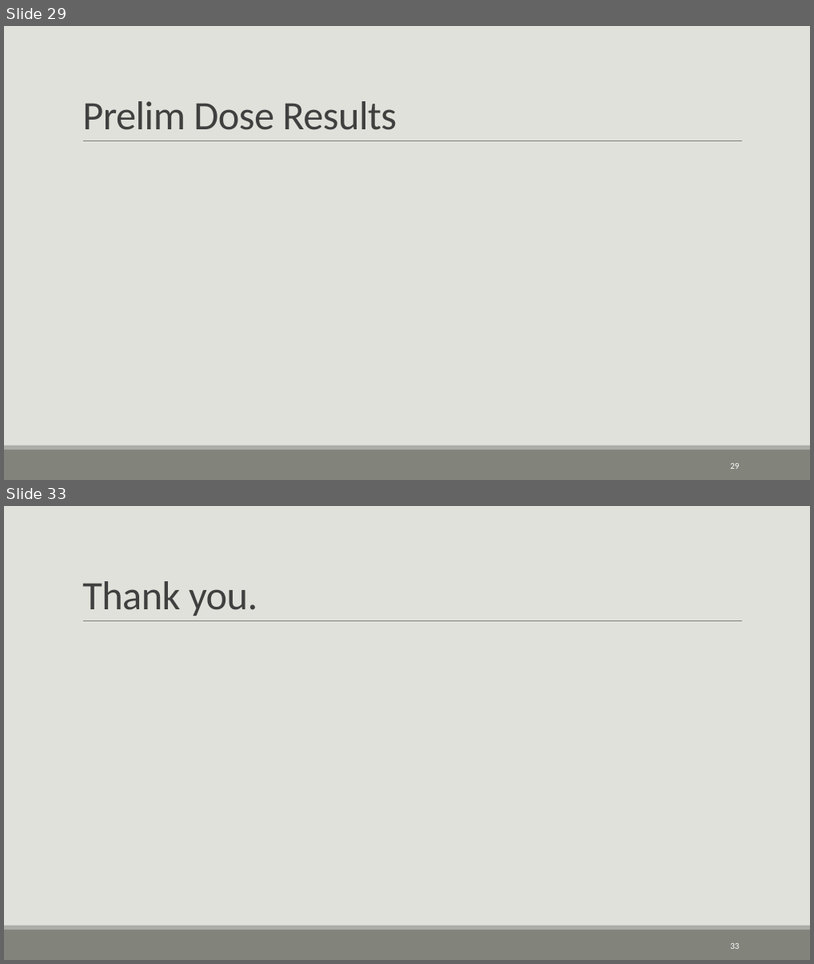
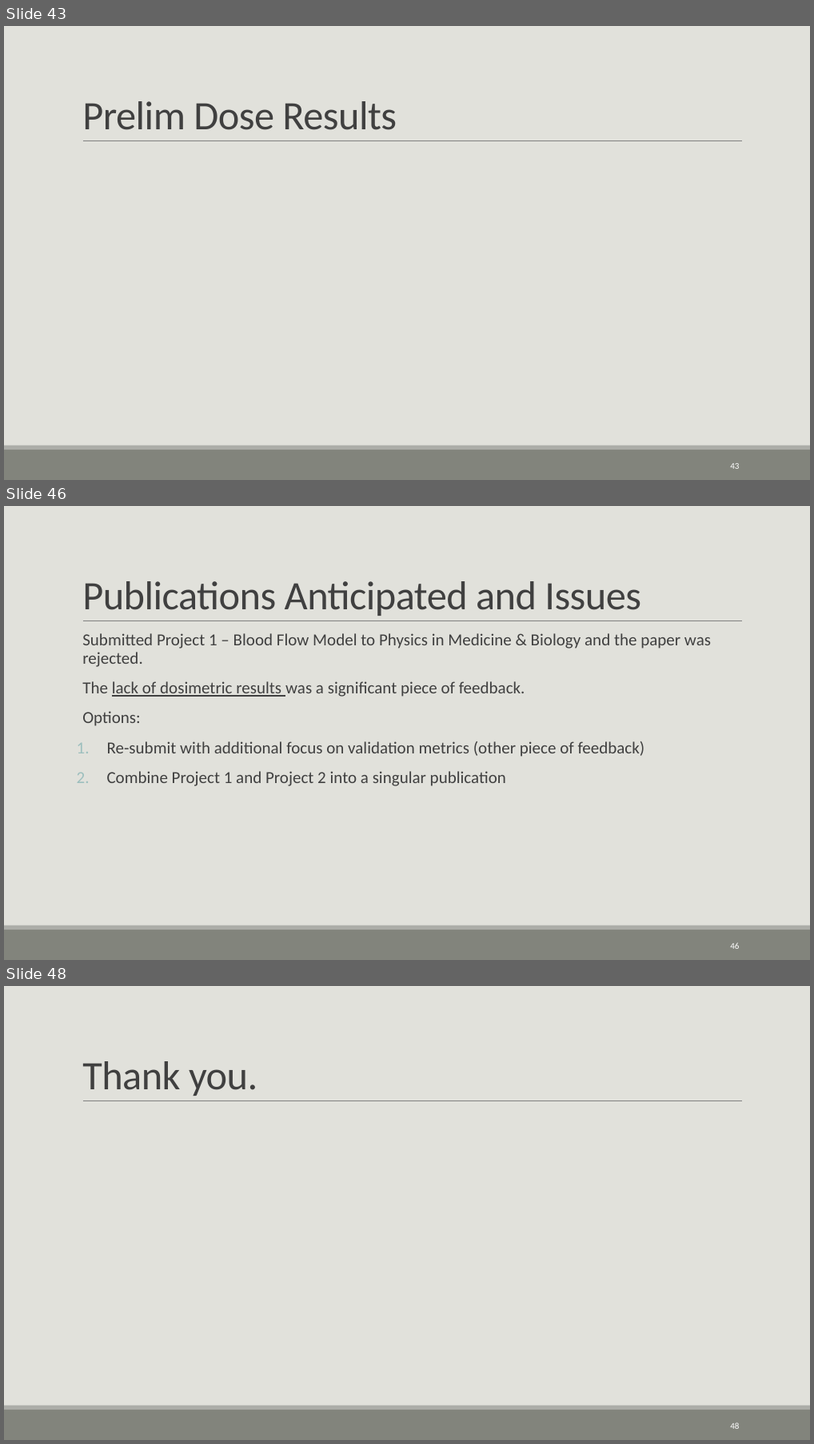
Before and after one commit to CNorthwayMedPhys/Full-Body-Flow-Model-Project, a slide deck: Working Documents/11.25_Committee Meeting.pptx. Shown one above the other, each under a label of ours: slides 29 and 33 before the commit, slides 43, 46 and 48 after it; the slides between them are not shown. The pictures are 814x964 and 814x1444 pixels, drawn with LibreOffice and Linux fonts; fonts in the diff are those of the drawing. Boxes give left, top, right and bottom in pixels: in the first picture for what was removed or moved away, otherwise in the second. Text is boxed around its words. In the diff, an @@ line names an element or a change of style, - is before the commit and + after.

```diff
--- a/Working Documents/11.25_Committee Meeting.pptx
+++ b/Working Documents/11.25_Committee Meeting.pptx
@@ slide 46 added at bbox=[4, 506, 810, 960], background #E1E1DB; not listed: 3 template elements that a slide beside it also shows @@
@@ title added at bbox=[82, 581, 642, 616], 48 pt, text #404040 @@
+Publications Anticipated and Issues
@@ text added at bbox=[82, 633, 711, 786], 20 pt, text #404040 @@
+  Submitted Project 1 – Blood Flow Model to Physics in Medicine & Biology and the paper was rejected.
+  The lack of dosimetric results was a significant piece of feedback.
+  Options:
+1. Re-submit with additional focus on validation metrics (other piece of feedback)
+2. Combine Project 1 and Project 2 into a singular publication
@@ page number added at bbox=[730, 942, 739, 948], 10.5 pt, text #FFFFFF @@
+46
@@ what was slide 29 is now slide 43 @@
@@ page number at bbox=[730, 463, 739, 468]: text changed @@
-29
+43
@@ what was slide 33 is now slide 48 @@
@@ page number at bbox=[730, 1422, 739, 1428]: text changed @@
-33
+48
```
Also in this commit, not shown: 8 slides changed, 16 other slides added, 2 slides removed.
